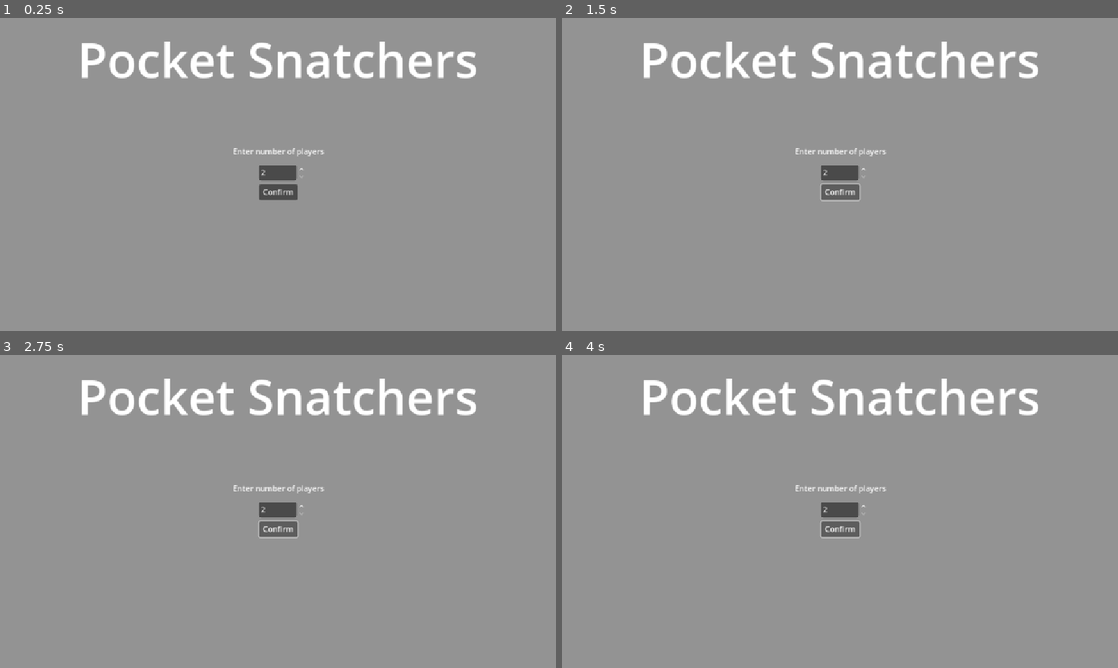
Above: before the commit, frames 1-4 (two rows, left to right).
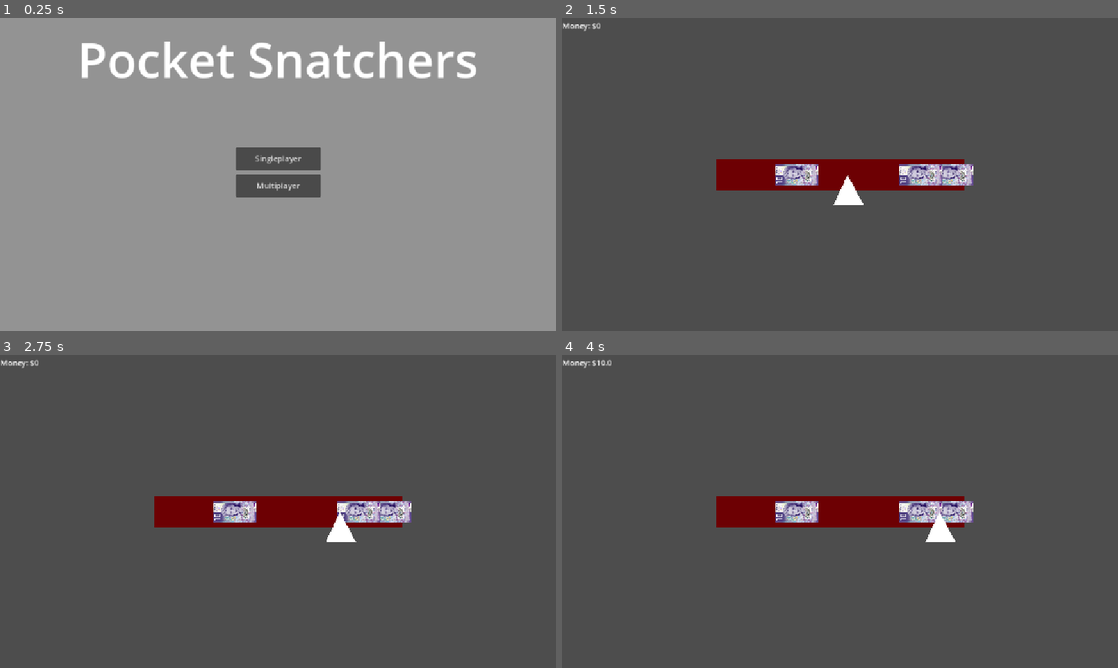
Above: after the commit, the same moments.

Repository: V3AI-Seven/English-Game
Game: Godot game, scene res://scenes/mainMenu/mainMenu.tscn
Same seed, same stepped clock (60 frames per second), same inputs: the game is played once before the commit and once after it.
Inputs (mouse positions are in pixels of both pictures, inside the frame that each line leads up to):
- Up to frame 1 (0.25 s): no input
- Up to frame 2 (1.5 s): click (840, 187) at 0.5 s, where only the run after the commit has a clickable "Multiplayer"; click "Confirm" at 1.25 s
- Up to frame 3 (2.75 s): click (278, 530) at 2 s, where only the run before the commit has a clickable "Confirm"
- Up to frame 4 (4 s): click (840, 530) at 2.75 s, where only the run before the commit has a clickable "Confirm"; tap Enter at 3.5 s; tap Space at 3.6, 3.77 s

The runs differ from the first frame. In frame 1, 2.0% of the frame differs, in the area x 42-59%, y 41-59%; in frame 2, 100%, in the area x 0-100%, y 0-100%; in frame 3, 100%; in frame 4, 100%.
Error after the commit: Invalid access of index '1' on a base object of type: 'Array'. (res://scenes/game/pickPocketSelector.gd:45)

Commit message:
Now select multiplayer vs singleplayer
Singleplayer yet to do anything. Also restructured one more thing

Diff:
--- a/project.godot
+++ b/project.godot
@@ -18,7 +18,7 @@
 [autoload]
 
 Score="*res://globals/score.gd"
-Players="*res://globals/players.gd"
+PlayerInfo="*res://globals/playerInfo.gd"
 
 [display]
 
--- a/scenes/finishScreen/finishScreen.gd
+++ b/scenes/finishScreen/finishScreen.gd
@@ -12,5 +12,5 @@
 
 func newGame() -> void:
 	Score.scores.clear()
-	Players.playerCount = 1
-	get_tree().change_scene_to_file("res://mainMenu.tscn")
+	PlayerInfo.playerCount = 1
+	get_tree().change_scene_to_file("res://scenes/mainMenu/mainMenu.tscn")
--- a/scenes/game/pickPocketSelector.gd
+++ b/scenes/game/pickPocketSelector.gd
@@ -22,7 +22,7 @@
 # Called when the node enters the scene tree for the first time.
 func _ready() -> void:
 	Score.scores.append(0)
-	players = Players.playerCount
+	players = PlayerInfo.playerCount
 
 # Called every frame. 'delta' is the elapsed time since the previous frame.
 func _process(_delta: float) -> void:
@@ -66,7 +66,7 @@
 						currentPlayer += 1
 						print("New player is: " +str(currentPlayer))
 					elif currentPlayer == players:
-						get_tree().change_scene_to_file("res://finishScreen.tscn")
+						get_tree().change_scene_to_file("res://scenes/finishScreen/finishScreen.tscn")
 					failSig.emit()
 					successPos.clear()
 
--- a/scenes/mainMenu/mainMenu.tscn
+++ b/scenes/mainMenu/mainMenu.tscn
@@ -1,6 +1,7 @@
-[gd_scene load_steps=4 format=3 uid="uid://cpibi7hn4bxfb"]
+[gd_scene load_steps=5 format=3 uid="uid://cpibi7hn4bxfb"]
 
-[ext_resource type="Script" uid="uid://by5cp1jhx5eqw" path="res://scenes/mainMenu/playerSelect.gd" id="1_wut1r"]
+[ext_resource type="Script" uid="uid://by5cp1jhx5eqw" path="res://scenes/mainMenu/playerSelect.gd" id="1_vvnar"]
+[ext_resource type="Script" uid="uid://cxhwv4l5j62l" path="res://scenes/mainMenu/modeSelector.gd" id="2_xjkj1"]
 
 [sub_resource type="Gradient" id="Gradient_fu7sn"]
 colors = PackedColorArray(1, 1, 1, 0.392157, 1, 1, 1, 0.392157)
@@ -16,24 +17,35 @@
 grow_horizontal = 2
 grow_vertical = 2
 
-[node name="playerSelect" type="Control" parent="."]
+[node name="Title" type="Label" parent="."]
+layout_mode = 0
+offset_left = 160.0
+offset_top = 16.0
+offset_right = 990.0
+offset_bottom = 153.0
+theme_override_font_sizes/font_size = 100
+text = "Pocket Snatchers"
+horizontal_alignment = 1
+
+[node name="glossThing" type="TextureRect" parent="."]
+layout_mode = 0
+offset_left = -16.0
+offset_top = -7.0
+offset_right = 1168.0
+offset_bottom = 649.0
+texture = SubResource("GradientTexture1D_83s16")
+
+[node name="multiplayer" type="Control" parent="."]
+visible = false
 layout_mode = 3
 anchors_preset = 0
 offset_left = 576.0
 offset_top = 320.0
 offset_right = 616.0
 offset_bottom = 360.0
-script = ExtResource("1_wut1r")
+script = ExtResource("1_vvnar")
 
-[node name="glossThing" type="TextureRect" parent="playerSelect"]
-layout_mode = 0
-offset_left = -592.0
-offset_top = -327.0
-offset_right = 592.0
-offset_bottom = 329.0
-texture = SubResource("GradientTexture1D_83s16")
-
-[node name="playerCount" type="SpinBox" parent="playerSelect"]
+[node name="playerCount" type="SpinBox" parent="multiplayer"]
 layout_mode = 0
 offset_left = -40.0
 offset_top = -16.0
@@ -44,7 +56,7 @@
 value = 2.0
 custom_arrow_step = 1.0
 
-[node name="instructions" type="Label" parent="playerSelect"]
+[node name="instructions" type="Label" parent="multiplayer"]
 layout_mode = 0
 offset_left = -96.0
 offset_top = -56.0
@@ -53,7 +65,7 @@
 text = "Enter number of players"
 horizontal_alignment = 1
 
-[node name="playerConfirmButton" type="Button" parent="playerSelect"]
+[node name="playerConfirmButton" type="Button" parent="multiplayer"]
 layout_mode = 0
 offset_left = -40.0
 offset_top = 24.0
@@ -61,14 +73,28 @@
 offset_bottom = 56.0
 text = "Confirm"
 
-[node name="Title" type="Label" parent="playerSelect"]
+[node name="modeSelector" type="Control" parent="."]
+anchors_preset = 0
+offset_right = 40.0
+offset_bottom = 40.0
+script = ExtResource("2_xjkj1")
+
+[node name="multiplayer" type="Button" parent="modeSelector"]
+offset_left = 488.0
+offset_top = 323.0
+offset_right = 664.0
+offset_bottom = 371.0
+text = "Multiplayer"
+
+[node name="singleplayer" type="Button" parent="modeSelector"]
 layout_mode = 0
-offset_left = -416.0
-offset_top = -304.0
-offset_right = 414.0
-offset_bottom = -167.0
-theme_override_font_sizes/font_size = 100
-text = "Pocket Snatchers"
-horizontal_alignment = 1
+offset_left = 488.0
+offset_top = 267.0
+offset_right = 664.0
+offset_bottom = 315.0
+text = "Singleplayer"
 
-[connection signal="pressed" from="playerSelect/playerConfirmButton" to="playerSelect" method="playerCountConfirmed"]
+[connection signal="pressed" from="multiplayer/playerConfirmButton" to="multiplayer" method="playerCountConfirmed"]
+[connection signal="pressed" from="modeSelector/multiplayer" to="multiplayer" method="multiplayerSelect"]
+[connection signal="pressed" from="modeSelector/multiplayer" to="modeSelector" method="selectionMade"]
+[connection signal="pressed" from="modeSelector/singleplayer" to="modeSelector" method="selectionMade"]
--- /dev/null
+++ b/scenes/mainMenu/modeSelector.gd
@@ -0,0 +1,4 @@
+extends Control
+
+func selectionMade() -> void:
+	visible = false
--- a/scenes/mainMenu/playerSelect.gd
+++ b/scenes/mainMenu/playerSelect.gd
@@ -8,5 +8,10 @@
 
 func playerCountConfirmed() -> void:
 	players = $playerCount.value
-	Players.playerCount = players
-	get_tree().change_scene_to_file("res://game.tscn")
+	PlayerInfo.playerCount = players
+	get_tree().change_scene_to_file("res://scenes/game/game.tscn")
+
+
+
+func multiplayerSelect() -> void:
+	visible = true
Renamed: globals/players.gd -> globals/playerInfo.gd
Renamed: globals/players.gd.uid -> globals/playerInfo.gd.uid
Not shown, added: scenes/mainMenu/modeSelector.gd.uid
